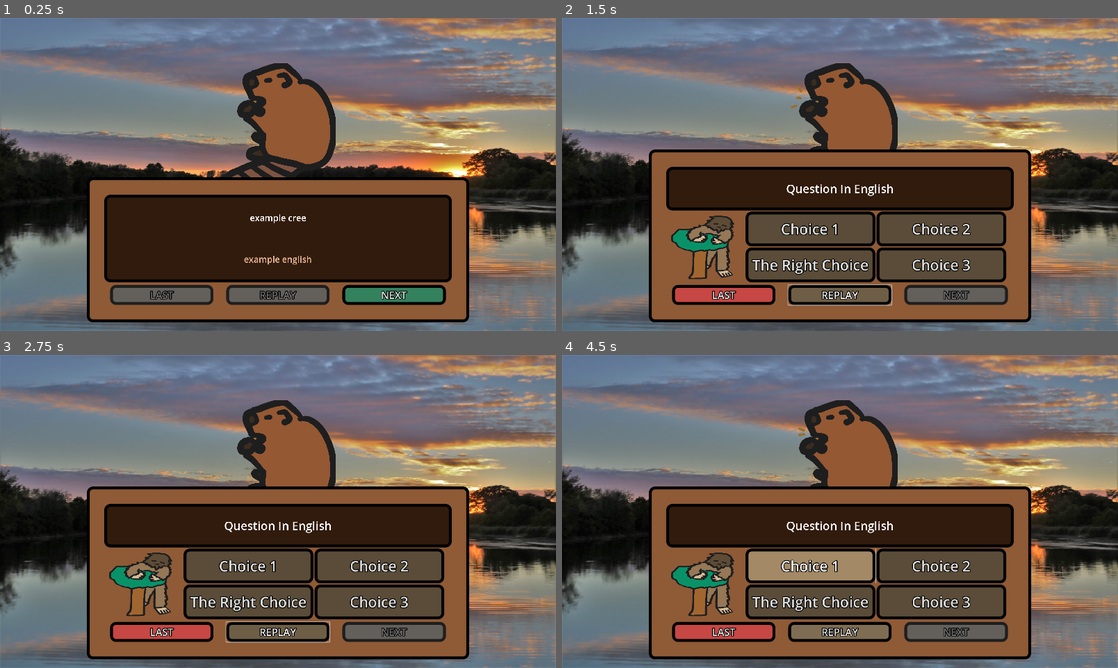
Above: before the commit, frames 1-4 (two rows, left to right).
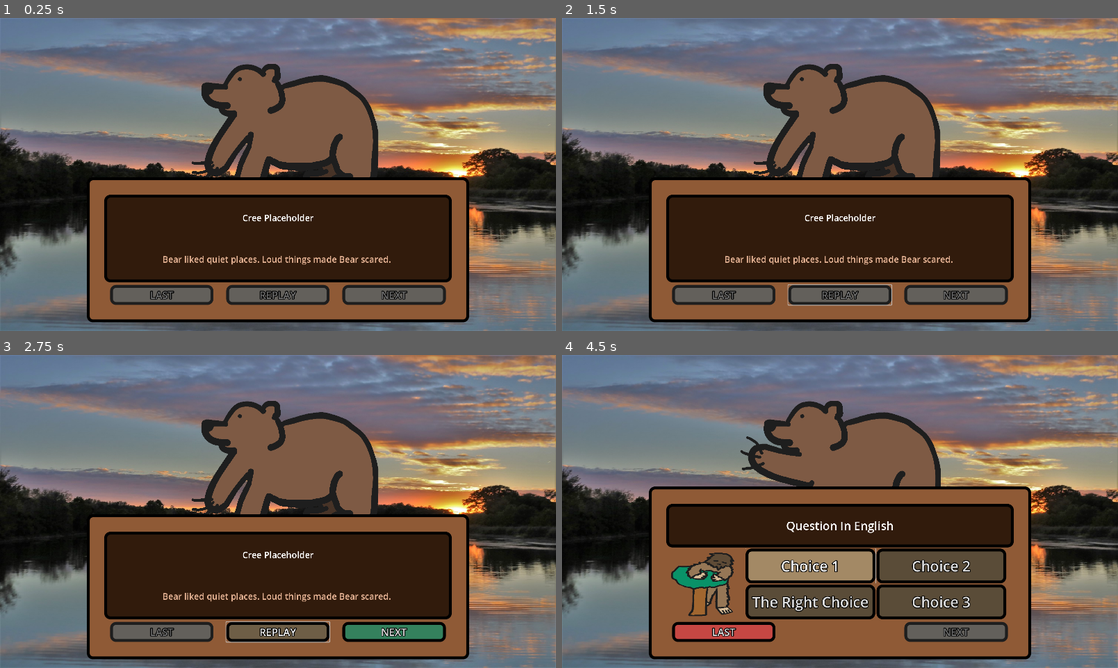
Above: after the commit, the same moments.

Repository: PolTwice/ProjectTanisi
Game: Godot game, scene res://ChapterOne/BearLesson/BearLesson.tscn
The game is run twice, just before and just after one commit, with the same random seed, the same clock (stepped at 60 frames per second) and the same inputs. This scene is started directly instead of the project's main scene.
Inputs (mouse positions are in pixels of both pictures, inside the frame that each line leads up to):
- Up to frame 1 (0.25 s): no input
- Up to frame 2 (1.5 s): click (956, 293) at 0.5 s, where only the run before the commit has a clickable "NEXT"; click (840, 293) at 1.25 s, where only the run before the commit has a clickable "REPLAY"
- Up to frame 3 (2.75 s): click (278, 630) at 2 s, where only the run before the commit has a clickable "REPLAY"
- Up to frame 4 (4.5 s): click "REPLAY" at 2.75 s; click "NEXT" at 3.5 s; click "Choice 1" at 4.25 s

The runs differ from the first frame. In frame 1, 7.7% of the frame differs, in the area x 29-81%, y 14-92%; in frame 2, 28%; in frame 3, 29%, in the area x 15-85%, y 14-92%; in frame 4, 6.1%.
Error before the commit: Invalid access to property or key 'backgrounds' on a base object of type 'Nil'. (res://GenericScenes/Animation/animation.gd:30)

Commit message:
Fixed animations and added test animations. Finished quiz now goes to main page

Diff:
--- a/ChapterOne/BearLesson/Bear Story.tres
+++ b/ChapterOne/BearLesson/Bear Story.tres
@@ -1,9 +1,8 @@
-[gd_resource type="Resource" script_class="DialogBlock" load_steps=4 format=3 uid="uid://c6ukqpkp0ogsj"]
+[gd_resource type="Resource" script_class="DialogueBox" load_steps=4 format=3 uid="uid://c6ukqpkp0ogsj"]
 
 [ext_resource type="Script" uid="uid://hfxsmkkfuyqk" path="res://GenericScenes/TextBox/StoryBoxResource.gd" id="1_dhws5"]
 [ext_resource type="AudioStream" uid="uid://bknm06mfgj7qw" path="res://ChapterOne/Sounds/Bear.mp3" id="1_i8b73"]
 [ext_resource type="AudioStream" uid="uid://s001c0k3axce" path="res://ChapterOne/Sounds/Wolf.mp3" id="2_42kch"]
-
 
 [resource]
 resource_name = "Bear Story"
--- a/ChapterOne/BearLesson/BearLesson.tscn
+++ b/ChapterOne/BearLesson/BearLesson.tscn
@@ -1,8 +1,9 @@
-[gd_scene load_steps=4 format=3 uid="uid://c1upw3f0qecc5"]
+[gd_scene load_steps=5 format=3 uid="uid://c1upw3f0qecc5"]
 
 [ext_resource type="PackedScene" uid="uid://c2nyhe52ydet3" path="res://GenericScenes/StoryManager.tscn" id="1_0qtf8"]
 [ext_resource type="Resource" uid="uid://c6ukqpkp0ogsj" path="res://ChapterOne/BearLesson/Bear Story.tres" id="2_b786v"]
-[ext_resource type="Resource" uid="uid://c7hxm5e3mtfqw" path="res://ChapterOne/TestQuiz.tres" id="3_mbisl"]
+[ext_resource type="Resource" uid="uid://c7hxm5e3mtfqw" path="res://Tests/TestQuiz.tres" id="3_mbisl"]
+[ext_resource type="Resource" uid="uid://ddy5isyiun7lu" path="res://Tests/testanimation.tres" id="4_3v5wr"]
 
 [node name="Node" type="Node"]
 
@@ -10,4 +11,5 @@
 lessonName = "The Courageous Bear"
 storyResource = ExtResource("2_b786v")
 quizResourceArray = Array[Resource]([ExtResource("3_mbisl"), ExtResource("3_mbisl")])
+animationResource = ExtResource("4_3v5wr")
 order = Array[int]([1, 0, 1, 1, 1, 1, 1, 1, 0])
--- a/ChapterOne/BuffaloLesson/BuffaloLesson.tscn
+++ b/ChapterOne/BuffaloLesson/BuffaloLesson.tscn
@@ -2,7 +2,8 @@
 
 [ext_resource type="PackedScene" uid="uid://c2nyhe52ydet3" path="res://GenericScenes/StoryManager.tscn" id="1_y3iqk"]
 [ext_resource type="Resource" uid="uid://co3gnf51rud56" path="res://ChapterOne/BuffaloLesson/BuffaloTestStory.tres" id="2_u5u2b"]
-[ext_resource type="Resource" uid="uid://c7hxm5e3mtfqw" path="res://ChapterOne/TestQuiz.tres" id="3_ifgvw"]
+[ext_resource type="Resource" uid="uid://c7hxm5e3mtfqw" path="res://Tests/TestQuiz.tres" id="3_ifgvw"]
+
 
 [node name="Node" type="Node"]
 
--- a/ChapterOne/EagleLesson/EagleLesson.tscn
+++ b/ChapterOne/EagleLesson/EagleLesson.tscn
@@ -1,8 +1,9 @@
 [gd_scene load_steps=4 format=3 uid="uid://dv4yrndrtilpl"]
 
 [ext_resource type="PackedScene" uid="uid://c2nyhe52ydet3" path="res://GenericScenes/StoryManager.tscn" id="1_yjolj"]
-[ext_resource type="Resource" path="res://ChapterOne/EagleLesson/Eagle Story.tres" id="2_mvtbn"]
-[ext_resource type="Resource" uid="uid://c7hxm5e3mtfqw" path="res://ChapterOne/TestQuiz.tres" id="3_c3rfh"]
+[ext_resource type="Resource" uid="uid://cu33p45n61bf7" path="res://ChapterOne/EagleLesson/Eagle Story.tres" id="2_mvtbn"]
+[ext_resource type="Resource" uid="uid://c7hxm5e3mtfqw" path="res://Tests/TestQuiz.tres" id="3_c3rfh"]
+
 
 [node name="Node" type="Node"]
 
--- a/GenericScenes/Animation/animation.gd
+++ b/GenericScenes/Animation/animation.gd
@@ -6,6 +6,8 @@
 @onready var background_sound: AudioStreamPlayer = $BackgroundSound
 @onready var random_interval_sound: AudioStreamPlayer = $randomIntervalSound
 @onready var random_interval_sound_2: AudioStreamPlayer = $randomIntervalSound2
+
+const SILENCE = preload("uid://cd41sp1tnxguk")
 
 @onready var index = 0;
 
@@ -23,17 +25,26 @@
 
 func _ready() -> void:
 	animation = get_parent().animationResource
-	updateFromResource()
+	if(animation == null):
+		pass
+		#do something
+	else:
+		updateFromResource()
 	schedule_sound()
 
 func updateFromResource():
 	backgroundArray = animation.backgrounds
 	animationArray = animation.animations
+	if background_sound == null:
+		background_sound.stream = SILENCE
+		random_interval_sound.stream = SILENCE
+		random_interval_sound_2.stream = SILENCE
 
 func show_animation(i):
 	if i < backgroundArray.size():
-		background = backgroundArray[i]
-		animated_sprite = animationArray[i]
+		background.texture = backgroundArray[i]
+		animated_sprite.sprite_frames = animationArray[i]
+		animated_sprite.play("default");
 	else:
 		pass
 
--- a/GenericScenes/QuizBox/QuizBox.tscn
+++ b/GenericScenes/QuizBox/QuizBox.tscn
@@ -7,7 +7,6 @@
 [ext_resource type="Texture2D" uid="uid://7mf0ow2ulifp" path="res://Tanisi.png" id="5_q53be"]
 [ext_resource type="Theme" uid="uid://byi38q23oj3ta" path="res://GenericScenes/Themes/ButtonTheme.tres" id="5_wo7m1"]
 
-
 [sub_resource type="StyleBoxFlat" id="StyleBoxFlat_lbm0y"]
 bg_color = Color(0.191509, 0.106161, 0.0477274, 1)
 border_width_left = 10
@@ -173,6 +172,7 @@
 theme_override_constants/margin_right = 20
 
 [node name="ListenAgain" type="Button" parent="MarginContainer/BoxDesign/TextboxMargin/VBoxContainer/ButtonsContainer/MarginContainer3" index="0"]
+visible = false
 layout_mode = 2
 theme = ExtResource("5_wo7m1")
 theme_override_styles/normal = SubResource("StyleBoxFlat_5c2x2")
--- a/GenericScenes/StoryManager.tscn
+++ b/GenericScenes/StoryManager.tscn
@@ -15,7 +15,6 @@
 [node name="TextBox" parent="." instance=ExtResource("6_bkyd2")]
 
 [node name="QuizBox" parent="." instance=ExtResource("7_h46mh")]
-visible = false
 
 [node name="ResourceError" type="RichTextLabel" parent="."]
 visible = false
--- a/GenericScenes/lessonManager.gd
+++ b/GenericScenes/lessonManager.gd
@@ -74,7 +74,8 @@
 		lessonComplete()
 
 func lessonComplete():
-	pass;
+	#Go back to the home
+	GlobalState.sceneManager.backNodeOne()
 
 func isInvalidResources() -> bool:
 	#if no resources
--- /dev/null
+++ b/Tests/testanimation.tres
@@ -0,0 +1,56 @@
+[gd_resource type="Resource" script_class="animation_resource" load_steps=12 format=3 uid="uid://ddy5isyiun7lu"]
+
+[ext_resource type="Texture2D" uid="uid://cb8bgyndqk7gf" path="res://ChapterOne/AnimalSelectScenes/assets/Bear/bear_1.png" id="1_u07oa"]
+[ext_resource type="Texture2D" uid="uid://dvxnwbe13jlf1" path="res://ChapterOne/AnimalSelectScenes/assets/Bear/bear_2.png" id="2_ak1bn"]
+[ext_resource type="Texture2D" uid="uid://jf2lmc8oc04y" path="res://ChapterOne/AnimalSelectScenes/assets/Beaver/beaver1.png" id="3_nh3f2"]
+[ext_resource type="Texture2D" uid="uid://cneps1tdfqw2f" path="res://ChapterOne/AnimalSelectScenes/assets/Beaver/beaver2.png" id="4_pg4te"]
+[ext_resource type="Texture2D" uid="uid://ejgo44y5ulv6" path="res://ChapterOne/AnimalSelectScenes/assets/Beaver/beaver3.png" id="5_8mg24"]
+[ext_resource type="Texture2D" uid="uid://c05dxqxmpevdp" path="res://ChapterOne/AnimalSelectScenes/assets/Beaver/beaver4.png" id="6_hsc4b"]
+[ext_resource type="Texture2D" uid="uid://bqxs1aqjc2ym0" path="res://Tests/TestLake.jpeg" id="7_xj28g"]
+[ext_resource type="Texture2D" uid="uid://bj3i0b0se30n0" path="res://Tests/1-94eaf38c.jpg" id="8_j2cr7"]
+[ext_resource type="Script" uid="uid://6xhkksjm7u2i" path="res://GenericScenes/Animation/animationResource.gd" id="9_afs7u"]
+
+[sub_resource type="SpriteFrames" id="SpriteFrames_qh17n"]
+animations = [{
+"frames": [{
+"duration": 1.0,
+"texture": ExtResource("1_u07oa")
+}, {
+"duration": 1.0,
+"texture": ExtResource("2_ak1bn")
+}],
+"loop": true,
+"name": &"default",
+"speed": 5.0
+}, {
+"frames": [],
+"loop": true,
+"name": &"new_animation",
+"speed": 5.0
+}]
+
+[sub_resource type="SpriteFrames" id="SpriteFrames_dmp52"]
+animations = [{
+"frames": [{
+"duration": 1.0,
+"texture": ExtResource("3_nh3f2")
+}, {
+"duration": 1.0,
+"texture": ExtResource("4_pg4te")
+}, {
+"duration": 1.0,
+"texture": ExtResource("5_8mg24")
+}, {
+"duration": 1.0,
+"texture": ExtResource("6_hsc4b")
+}],
+"loop": true,
+"name": &"default",
+"speed": 5.0
+}]
+
+[resource]
+script = ExtResource("9_afs7u")
+backgrounds = Array[Texture]([ExtResource("7_xj28g"), ExtResource("8_j2cr7"), ExtResource("7_xj28g"), ExtResource("8_j2cr7"), ExtResource("7_xj28g"), ExtResource("8_j2cr7"), ExtResource("7_xj28g")])
+animations = Array[SpriteFrames]([SubResource("SpriteFrames_qh17n"), SubResource("SpriteFrames_dmp52"), SubResource("SpriteFrames_qh17n"), SubResource("SpriteFrames_dmp52"), SubResource("SpriteFrames_qh17n"), SubResource("SpriteFrames_dmp52"), SubResource("SpriteFrames_qh17n")])
+metadata/_custom_type_script = "uid://6xhkksjm7u2i"
Binary file added: Tests/1-94eaf38c.jpg
Not shown, added: Tests/1-94eaf38c.jpg.import
Renamed: ChapterOne/TestQuiz.tres -> Tests/TestQuiz.tres
